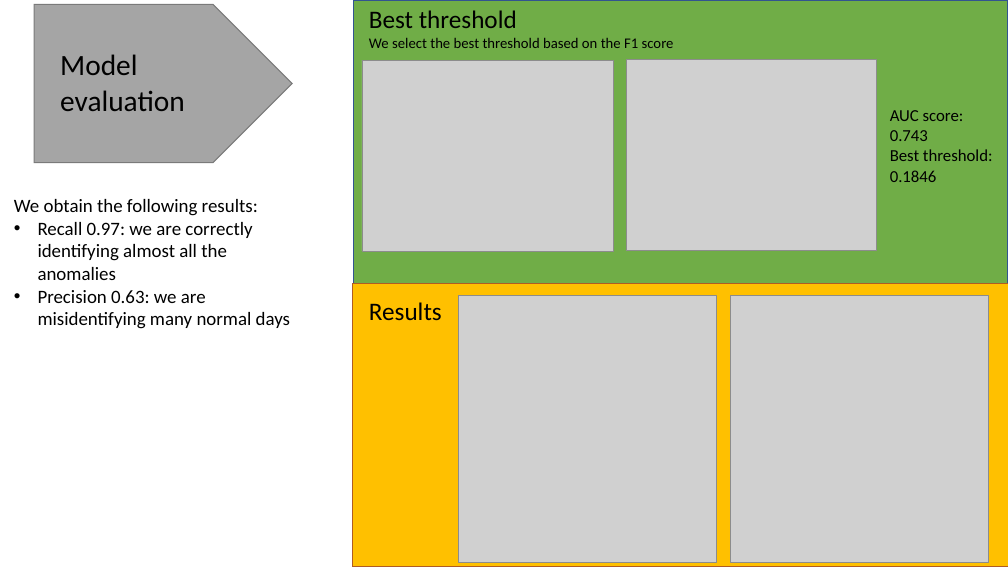
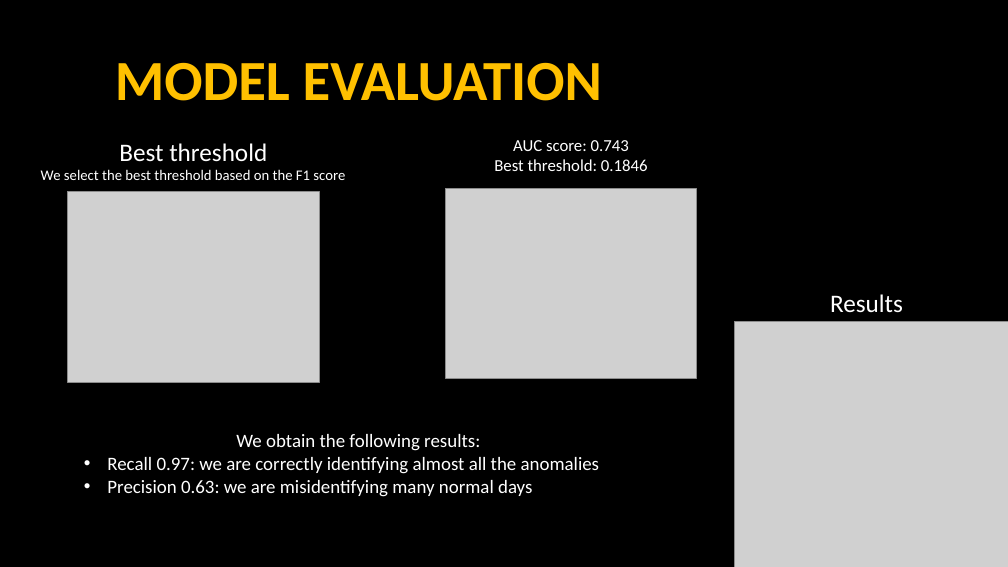
Before and after one commit to jstringara/Fintech, a slide deck: slide 13 of BC3/G/Bozza.pptx (slide 12 before the commit). Drawn at 1008x567 pixels with LibreOffice and Linux fonts; fonts in the diff are those of the drawing; grey boxes stand for pictures. Boxes give left, top, right and bottom in pixels: in the first picture for what was removed or moved away, otherwise in the second. Text is boxed around its words. In the diff, an @@ line names an element or a change of style, - is before the commit and + after.

```diff
--- a/BC3/G/Bozza.pptx
+++ b/BC3/G/Bozza.pptx
@@ background #FFFFFF to #000000 @@
@@ pentagon arrow removed at (34,5,292,163) @@
@@ rectangle removed at (354,0,1008,284) @@
@@ text at (115,63,602,101): text changed; size 28 to 54 pt; text colour #000000 to #FFC000; bold on @@
-Model evaluation
+MODEL EVALUATION
@@ text "Best threshold": place and size @@
-text "Best threshold" at (369,10,674,48)
+text "Best threshold" at (41,143,345,180)
@@ text "Best threshold" at (41,143,345,180): text colour #000000 to #FFFFFF; alignment left to centre @@
@@ text at (494,140,648,171): text changed; text colour #000000 to #FFFFFF @@
-AUC score:
-0.743
-Best threshold:
-0.1846
+AUC score: 0.743
+Best threshold: 0.1846
@@ picture: place and size @@
-picture at (362,60,613,251)
+picture at (68,191,319,382)
@@ picture: place and size @@
-picture at (626,60,876,250)
+picture at (446,188,696,379)
@@ rectangle removed at (353,284,1008,567) @@
@@ picture removed at (458,296,716,562) @@
@@ text "Results": place and size @@
-text "Results" at (369,302,442,321)
+text "Results" at (830,294,903,313)
@@ text "Results" at (830,294,903,313): text colour #000000 to #FFFFFF @@
@@ picture: place and size @@
-picture at (731,296,989,562)
+picture at (735,322,1008,567)
@@ text "We obtain the following results:" at (107,434,600,497): text colour #000000 to #FFFFFF; alignment left to centre @@
@@ text "We obtain the following results:": place and size @@
-text "We obtain the following results:" at (14,199,290,329)
+text "We obtain the following results:" at (107,434,600,497)
```
Also in this commit, not shown: 9 other slides changed, 4 slides added, 3 slides removed, 3 other files.
